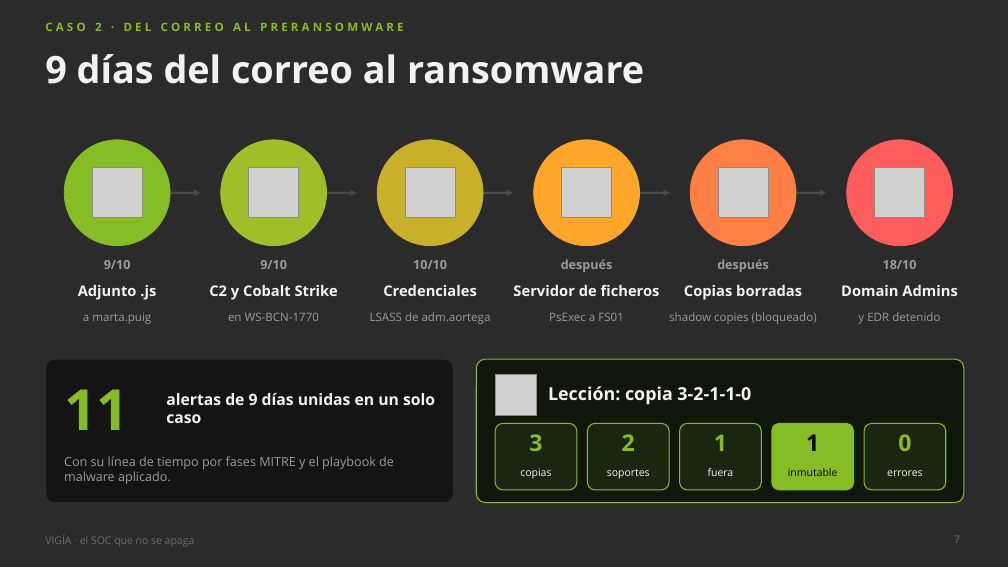
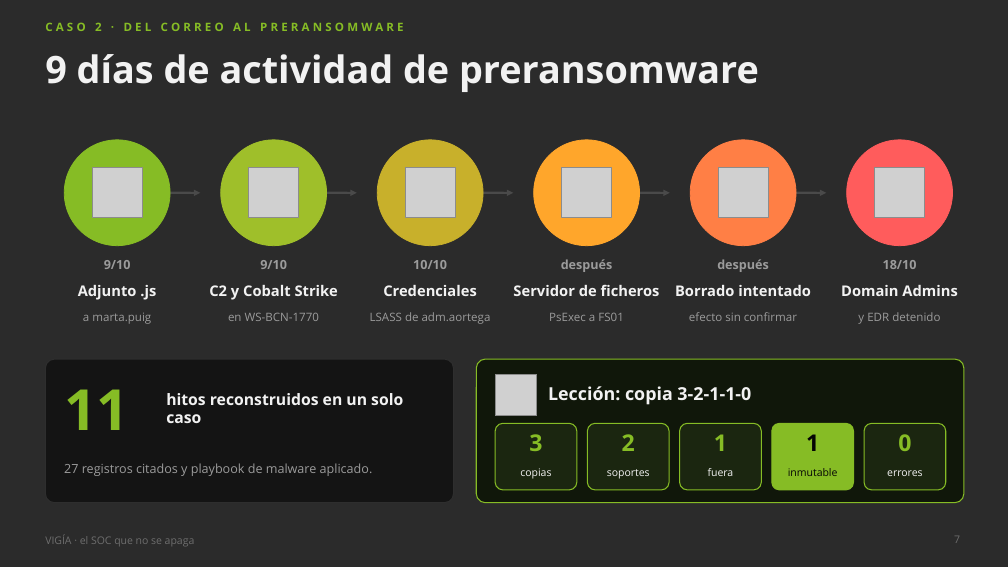
Before and after one commit to marcmarti9/Hack-2026-27, a slide deck: slide 7 of docs/presentacion/VIGIA_presentacion.pptx. Drawn at 1008x567 pixels with LibreOffice and Linux fonts; fonts in the diff are those of the drawing; grey boxes stand for pictures; background and template pictures are left out; a plain dark background stands for a picture behind light text. Boxes give left, top, right and bottom in pixels: in the first picture for what was removed or moved away, otherwise in the second. Text is boxed around its words. In the diff, an @@ line names an element or a change of style, - is before the commit and + after.

```diff
--- a/docs/presentacion/VIGIA_presentacion.pptx
+++ b/docs/presentacion/VIGIA_presentacion.pptx
@@ title at [45, 54, 759, 92]: text changed @@
-9 días del correo al ransomware
+9 días de actividad de preransomware
@@ text at [675, 285, 811, 296]: text changed @@
-Copias borradas
+Borrado intentado
@@ text at [689, 312, 797, 321]: text changed @@
-shadow copies (bloqueado)
+efecto sin confirmar
@@ text at [166, 393, 403, 423]: text changed @@
-alertas de 9 días unidas en un solo caso
+hitos reconstruidos en un solo caso
@@ text at [64, 463, 373, 476]: text changed @@
-Con su línea de tiempo por fases MITRE y el playbook de malware aplicado.
+27 registros citados y playbook de malware aplicado.
```
Also in this commit, not shown: 11 other slides changed, 3 other files.
